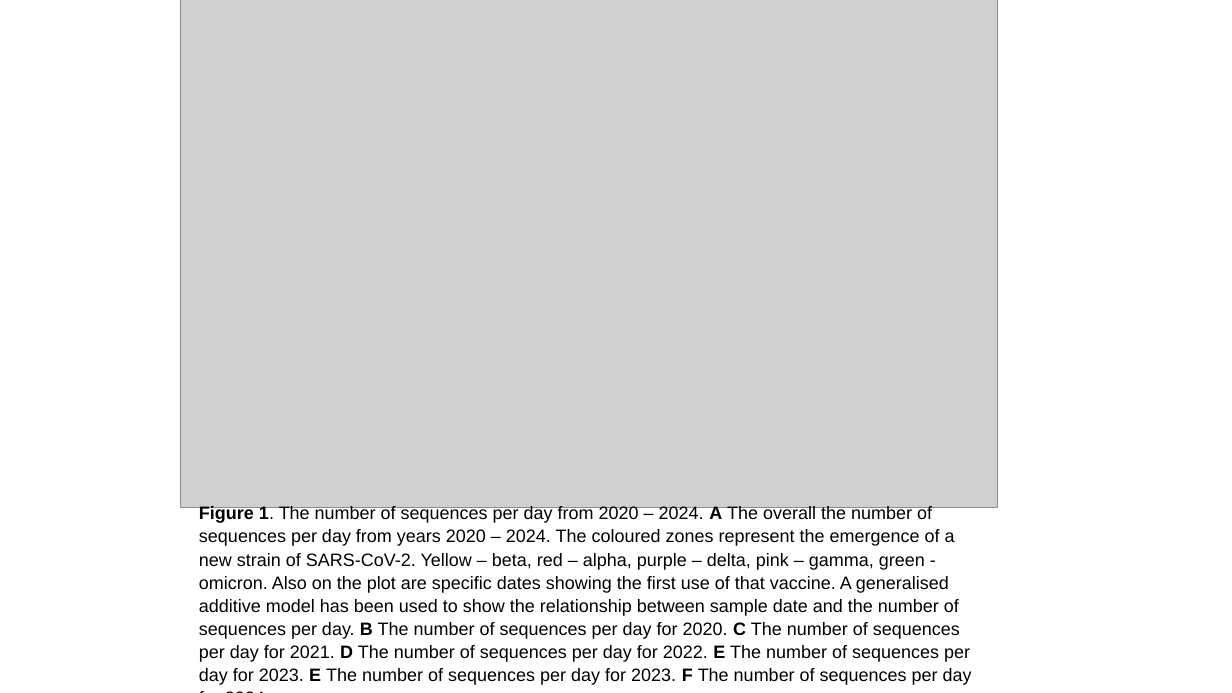
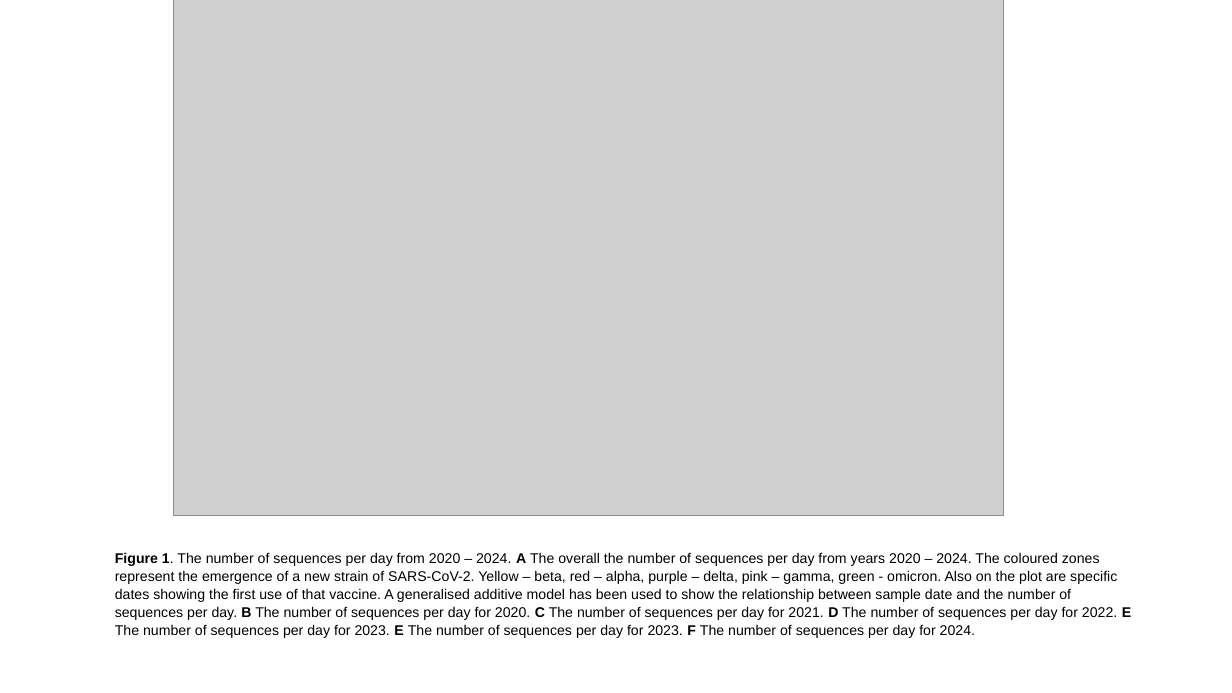
Before and after one commit to sha524/Spike_protein, a slide deck: slide 1 of Plots and Figures/Real plots and figures/Completed figures with captions.pptx. Drawn at 1232x693 pixels with LibreOffice and Linux fonts; fonts in the diff are those of the drawing; grey boxes stand for pictures. Boxes give left, top, right and bottom in pixels: in the first picture for what was removed or moved away, otherwise in the second. Text is boxed around its words. In the diff, an @@ line names an element or a change of style, - is before the commit and + after.

```diff
--- a/Plots and Figures/Real plots and figures/Completed figures with captions.pptx
+++ b/Plots and Figures/Real plots and figures/Completed figures with captions.pptx
@@ picture: place and size @@
-picture at (181,0,998,507)
+picture at (174,0,1004,516)
@@ text "Figure 1. The number of ...": place and size @@
-text "Figure 1. The number of ..." at (199,506,972,685)
+text "Figure 1. The number of ..." at (115,552,1131,638)
@@ text "Figure 1. The number of ..." at (115,552,1131,638): size 14 to 11 pt @@
```
Also in this commit, not shown: 1 other slide changed, 1 other file.
